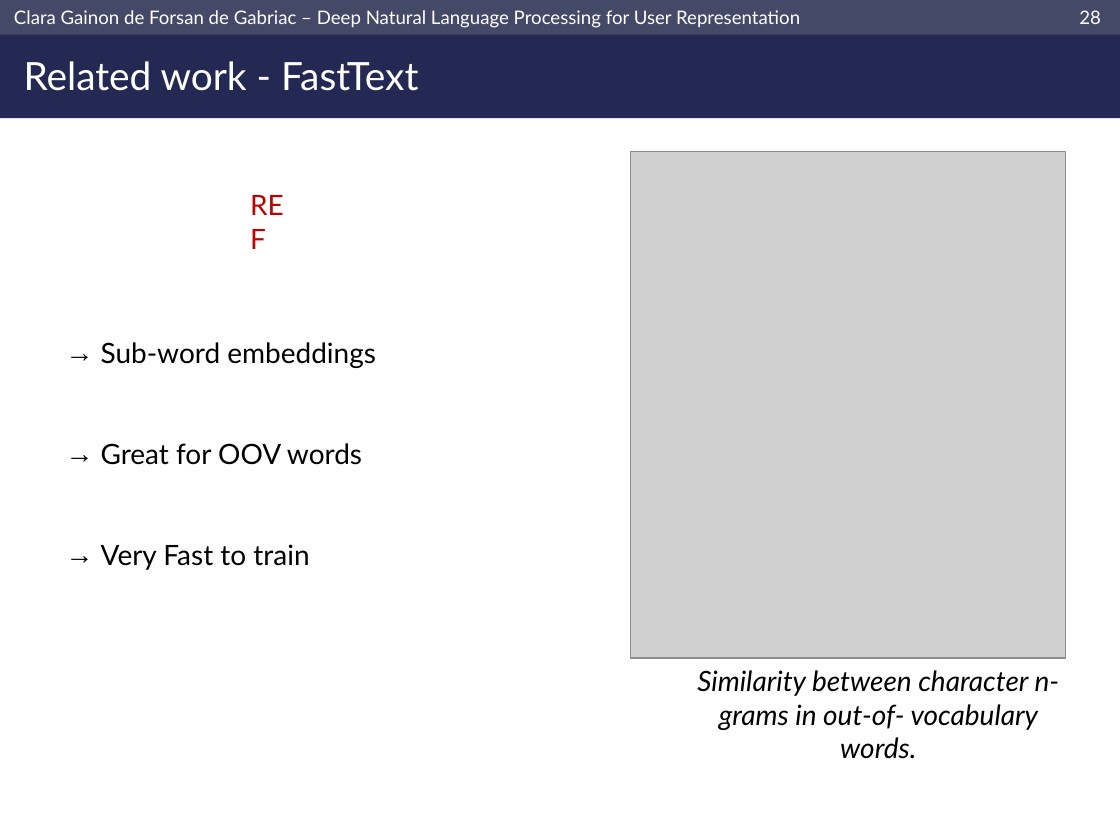
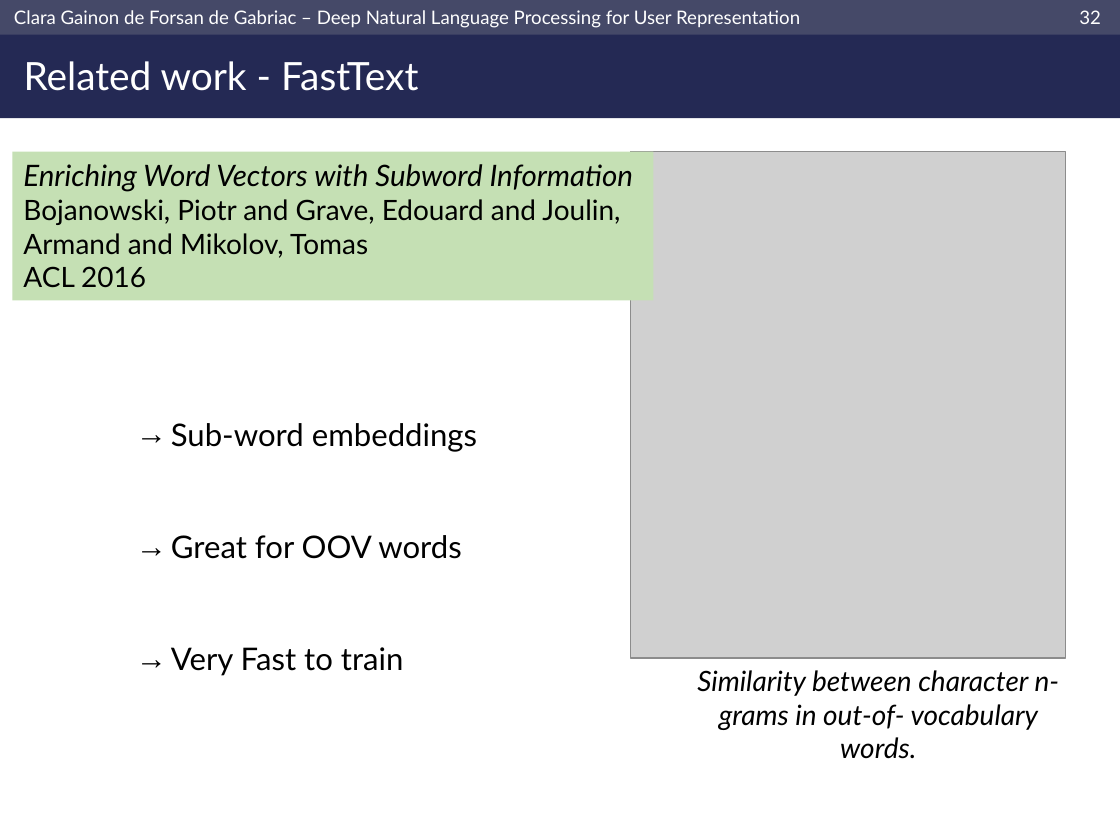
Before and after one commit to clara-gdef/defense, a slide deck: slide 33 of defense.pptx (slide 29 before the commit). Drawn at 1120x840 pixels with LibreOffice and Linux fonts; fonts in the diff are those of the drawing; grey boxes stand for pictures; background and template pictures are left out. Boxes give left, top, right and bottom in pixels: in the first picture for what was removed or moved away, otherwise in the second. Text is boxed around its words. In the diff, an @@ line names an element or a change of style, - is before the commit and + after.

```diff
--- a/defense.pptx
+++ b/defense.pptx
@@ page number at bbox=[1079, 10, 1101, 24]: text changed @@
-28
+32
@@ rectangle added at bbox=[12, 151, 653, 300], fill #C5E0B4, 18 pt, text #000000 @@
+Enriching Word Vectors with Subword Information
+Bojanowski, Piotr and Grave, Edouard and Joulin, Armand and Mikolov, Tomas
+ACL 2016
@@ text removed at bbox=[240, 183, 305, 227] @@
-REF
@@ text "Sub-word embeddings": place and size @@
-text "Sub-word embeddings" at bbox=[101, 342, 376, 570]
+text "Sub-word embeddings" at bbox=[171, 423, 477, 676]
@@ text "Sub-word embeddings" at bbox=[171, 423, 477, 676]: size 18 to 20 pt @@
```
Also in this commit, not shown: 26 other slides changed, 11 slides added, 4 slides removed.
